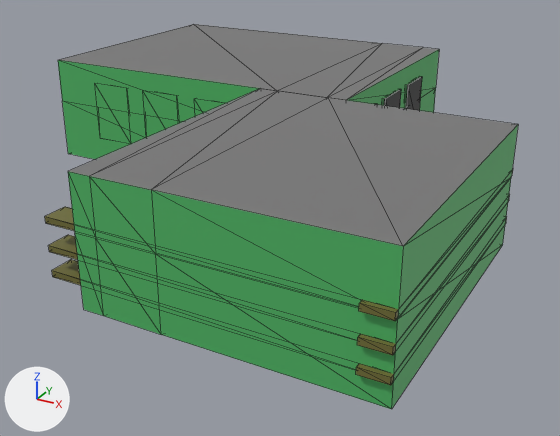
A saved change to the glTF model src/worlds/MM_CreativeMode/assets/models/creativeRoom.gltf.
One viewpoint serves both versions: a camera (50 mm lens) standing at (10.6, -23.1, 13.5) and looking at (-4.9, 5.1, -0.6). The lights are fixed; the arrows at lower left show +X, +Y and +Z. Mesh edges are drawn as thin lines. Vertices at the same position are counted once.

The older version as bpy lines, for what is in view:
```python
me_cube_001 = bpy.data.meshes.new('Cube.001')
me_cube_001.from_pydata(...)  # 588 vertices, 1076 faces; spans x -1.07..2.96, y -0.61..2.27, z -0.01..2.0
# faces by material slot: [60, 12, 136, 82, 18, 72, 696]
me_cube_001.materials.append(mat_creativeroomwalls)  # green #4fb565
me_cube_001.materials.append(mat_creativeroomfloor)  # brown #39291e
me_cube_001.materials.append(mat_creativeroomceiling)  # grey #787878
me_cube_001.materials.append(mat_chalkboard)  # black #242424
me_cube_001.materials.append(mat_chalkboard_001)  # dark yellow #716e36
me_cube_001.materials.append(mat_shelf)  # dark yellow #716e36
me_cube_001.materials.append(mat_creativeroompedestal)  # light grey #c8c8c8
ob_main_room = bpy.data.objects.new('Main Room', me_cube_001)
ob_main_room.location = (0.0, 0.0, 0.0)
ob_main_room.rotation_euler = (0.0, 0.0, 1.567)  # degrees (0, 0, 90)
ob_main_room.scale = (6.0, 8.0, 2.5)
```
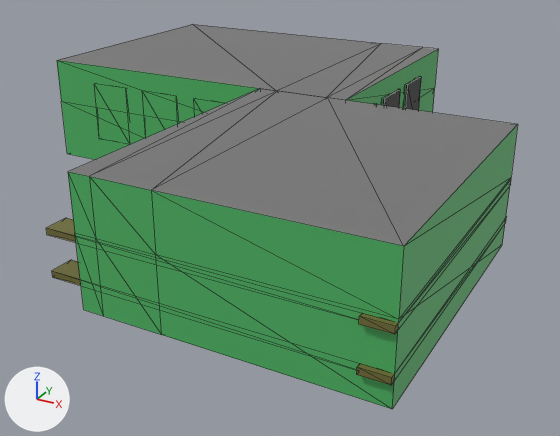
Boxes [x1, y1, x2, y2] around the edits, measured in the pictures (560 x 436 px; the box of a moved part takes in the faces that stretch with it):
'Main Room', reshaped, turned
    before: [45, 24, 518, 409]
    after: [46, 24, 518, 409]
part 1 of me_cube_001, moved or reshaped
    before: [359, 169, 513, 321]
    after: [359, 181, 511, 334]
part 2 of me_cube_001, moved or reshaped
    before: [45, 207, 75, 231]
    after: [46, 218, 76, 243]
part 3 of me_cube_001, deleted (yellow)
    before: [49, 235, 78, 260]
part 4 of me_cube_001, deleted (yellow)
    before: [357, 194, 510, 355]

Patch to the scene script:
```diff
--- a/src/worlds/MM_CreativeMode/assets/models/creativeRoom.gltf.py
+++ b/src/worlds/MM_CreativeMode/assets/models/creativeRoom.gltf.py
@@ me_cube_001 @@
 me_cube_001.from_pydata(...)  # 588 vertices, 1076 faces; spans x -1.07..2.96, y -0.61..2.27, z -0.01..2.0
 # used by ob_main_room; location = (0.0, 0.0, 0.0); rotation_euler = (0.0, 0.0, 1.567), in degrees (0, 0, 90); scale = (6.0, 8.0, 2.5)
+# me_cube_001 part 1: the loose piece of 8 vertices spanning x -1.07..0.99, y -0.61..-0.48, z 1.17..1.27 is moved by (0.0, 0.0, -0.16)
+# me_cube_001 part 2: the loose piece of 8 vertices spanning x -1.04..-0.88, y -0.6..0.94, z 1.17..1.27 is moved by (0.0, 0.0, -0.16)
+# me_cube_001 part 3: the loose piece of 8 vertices spanning x -1.04..-0.88, y -0.6..0.94, z 0.75..0.85 is deleted
+# me_cube_001 part 4: the loose piece of 8 vertices spanning x -1.07..0.99, y -0.61..-0.48, z 0.75..0.85 is deleted
 me_cube_001.materials.append(mat_creativeroomwalls)
@@ ob_main_room @@
 ob_main_room.location = (0.0, 0.0, 0.0)
-ob_main_room.rotation_euler = (0.0, 0.0, 1.567)  # degrees (0, 0, 90)
+ob_main_room.rotation_euler = (0.0, 0.0, 1.57)  # degrees (0, 0, 90)
 ob_main_room.scale = (6.0, 8.0, 2.5)
```
